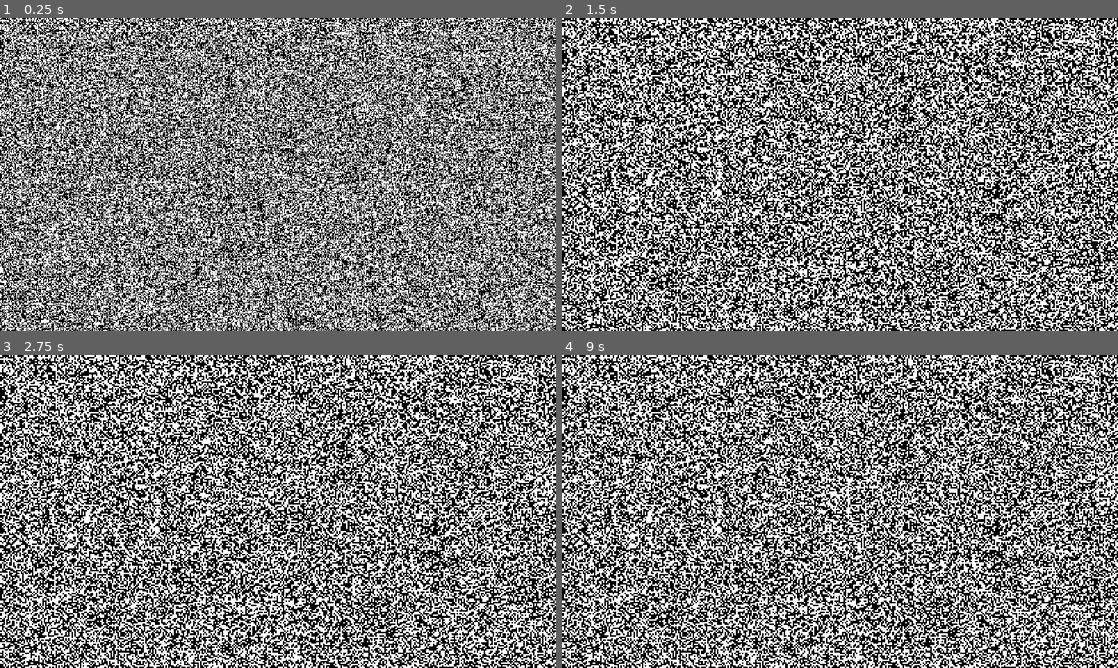
Above: before the commit, frames 1-4 (two rows, left to right).
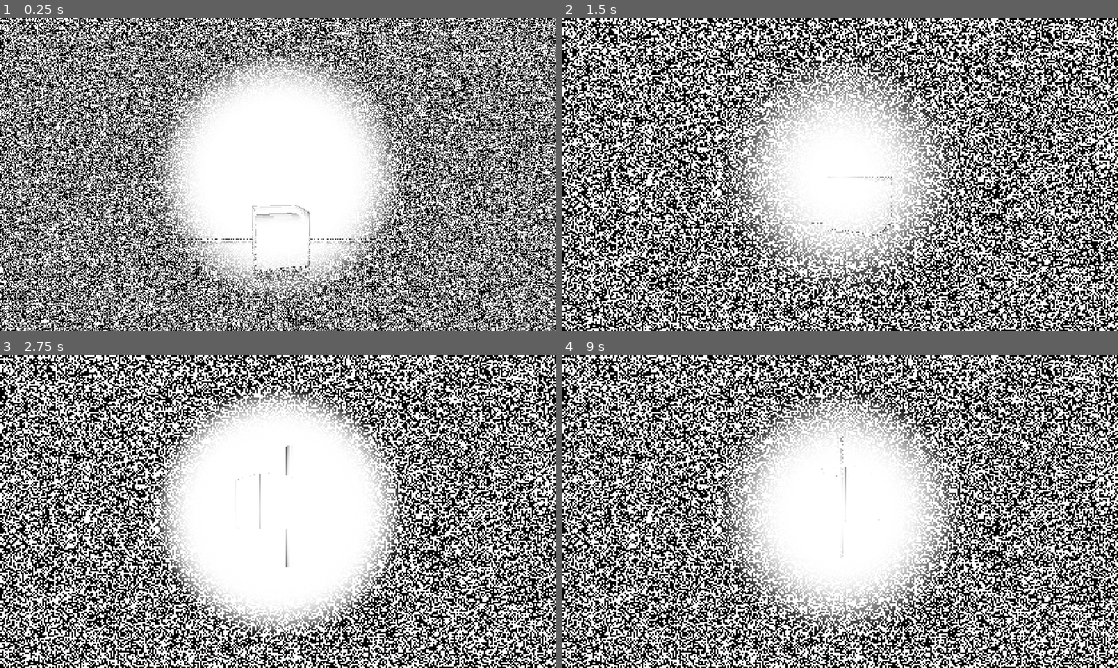
Above: after the commit, the same moments.

Repository: e-thab/motion-shaders
Game: Godot game, scene res://main.tscn
Two runs of this game, one before a commit and one after it. Both use one fixed random seed, a clock stepped at 60 frames per second and the inputs below.
Inputs (mouse positions are in pixels of both pictures, inside the frame that each line leads up to):
- Up to frame 1 (0.25 s): no input
- Up to frame 2 (1.5 s): tap Enter (ui_accept) at 0.5 s; move the mouse to (867, 174) at 0.52 s; hold Up (ui_up) from 0.53 s (still down); tap Mouse wheel down (res_decrease) at 0.6 s; tap Space (jump) at 0.77 s; tap Mouse wheel up (res_increase) at 0.8, 1.35 s; move the mouse to (812, 174) at 1.27 s
- Up to frame 3 (2.75 s): keep holding Up (ui_up); tap Space (jump) at 1.52 s; tap Mouse wheel down (res_decrease) at 1.55 s; move the mouse to (289, 505) at 2.02 s; tap Ctrl (crouch) at 2.1 s; tap Mouse wheel up (res_increase) at 2.3 s
- Up to frame 4 (9 s): move the mouse to (834, 517) at 2.77 s; tap F (overlay_toggle) at 2.85, 8.85 s; tap Space (jump) at 3.02, 3.77, 4.52, 6.02, 6.77, 7.52 s; tap Mouse wheel down (res_decrease) at 3.05, 3.6, 4.55, 6.05, 6.6, 7.55 s; move the mouse to (878, 514) at 3.52 s; tap Mouse wheel up (res_increase) at 3.8, 4.35, 5.3, 6.8, 7.35, 8.3 s; move the mouse to (795, 508) at 4.27 s; move the mouse to (845, 511) at 5.02 s; tap Shift (sprint) at 5.1 s; move the mouse to (817, 505) at 5.77 s; release Up (ui_up) at 5.78 s; hold Right (ui_right) 5.78-6.53 s; tap G (toggle_occlusion) at 5.85 s; move the mouse to (867, 511) at 6.52 s; hold Up (ui_up) 6.53-8.78 s; move the mouse to (812, 511) at 7.27 s; move the mouse to (851, 505) at 8.02 s; tap Ctrl (crouch) at 8.1 s; move the mouse to (834, 517) at 8.77 s; hold Left (ui_left) from 8.78 s (still down)

The runs differ from the first frame. In frame 1, 14% of the frame differs, in the area x 27-73%, y 10-91%; in frame 2, 12%; in frame 3, 14%; in frame 4, 13%.

Commit message:
vignette wip

Diff:
--- a/main.gd
+++ b/main.gd
@@ -24,7 +24,6 @@
 var stage_tex
 var last_stage_tex
 
-# Wisdom: https://forum.gamemaker.io/index.php?threads/solved-issue-trying-to-imitate-visual-effect-with-shaders-and-surfaces.109391/
 
 func _init():
 	RenderingServer.set_debug_generate_wireframes(true)
@@ -98,6 +97,7 @@
 	charView.size.x = int(init_width / resolution_scale)
 	charView.size.y = int(init_height / resolution_scale)
 	$Character.res_scale = resolution_scale
+	$Character/UserInterface/RenderVPContainer/RenderViewport/OverlayVignette.size = charView.size
 
 	#$Character/UserInterface/Overlay.size = renderView.size
 	#$Character/UserInterface/Overlay.scale = Vector2(resolution_scale, resolution_scale)
--- a/main.tscn
+++ b/main.tscn
@@ -8,6 +8,7 @@
 [ext_resource type="Material" uid="uid://bry5p6soxyg17" path="res://flat_material.tres" id="5_2nx5s"]
 [ext_resource type="Material" uid="uid://c0xbnijvt885a" path="res://vantablack.tres" id="5_27n1h"]
 [ext_resource type="Environment" uid="uid://bm8q134u8ih5q" path="res://binary_environment.tres" id="6_eemhp"]
+[ext_resource type="Texture2D" uid="uid://kk0ggrfyakdw" path="res://images/vignette-invert-2.png" id="7_2d7hi"]
 [ext_resource type="Texture2D" uid="uid://vxnop2gv25b1" path="res://images/square_2x2.png" id="7_sfkqm"]
 [ext_resource type="Script" path="res://fpc/debug.gd" id="7_y7c8x"]
 [ext_resource type="Script" path="res://fpc/EditorModule.gd" id="8_260n1"]
@@ -483,14 +484,21 @@
 texture = ExtResource("2_a7dol")
 expand_mode = 1
 
-[node name="OverlayRect" type="TextureRect" parent="Character/UserInterface/RenderVPContainer/RenderViewport"]
+[node name="OverlayFull" type="TextureRect" parent="Character/UserInterface/RenderVPContainer/RenderViewport"]
 material = SubResource("ShaderMaterial_t01ct")
 offset_right = 1152.0
 offset_bottom = 648.0
 texture = ExtResource("4_2egnp")
 expand_mode = 1
 
+[node name="OverlayVignette" type="TextureRect" parent="Character/UserInterface/RenderVPContainer/RenderViewport"]
+offset_right = 1152.0
+offset_bottom = 648.0
+texture = ExtResource("7_2d7hi")
+expand_mode = 1
+
 [node name="Overlay" type="Control" parent="Character/UserInterface"]
+visible = false
 layout_mode = 1
 anchors_preset = 15
 anchor_right = 1.0
--- a/project.godot
+++ b/project.godot
@@ -107,3 +107,7 @@
 "type": "sampler2D",
 "value": ""
 }
+vignette={
+"type": "sampler2D",
+"value": "res://images/vignette-invert-2.png"
+}
--- a/shaders/pov.gdshader
+++ b/shaders/pov.gdshader
@@ -3,7 +3,8 @@
 global uniform sampler2D last_stage;
 global uniform sampler2D second_last_stage;
 global uniform sampler2D last_render;
-//uniform sampler2D screen_texture: hint_screen_texture, filter_nearest;
+global uniform sampler2D vignette;
+uniform sampler2D screen_texture: hint_screen_texture, filter_nearest;
 
 uniform vec4 WHITE = vec4(1.0, 1.0, 1.0, 1.0);
 uniform vec4 BLACK = vec4(0.0, 0.0, 0.0, 1.0);
@@ -18,14 +19,21 @@
 	vec4 stage_color = textureLod(last_stage, SCREEN_UV, 0.0).rgba;
 	vec4 last_stage_color = textureLod(second_last_stage, SCREEN_UV, 0.0).rgba;
 	vec4 render_color = textureLod(last_render, SCREEN_UV, 0.0).rgba;
+	float v = textureLod(screen_texture, SCREEN_UV, 0.0).a;
 
 	if (stage_color == WHITE && last_stage_color == BLACK) {
 		if (render_color == COLOR_1) {
 			COLOR = COLOR_2;
+			//COLOR = vec4(COLOR_2.r, COLOR_2.g, COLOR_2.b, screen_color.a);
+			//COLOR.r = stage_color.r + (render_color.r - stage_color.r) * v;
+			//COLOR.g = stage_color.g + (render_color.g - stage_color.g) * v;
+			//COLOR.b = stage_color.b + (render_color.b - stage_color.b) * v;
 		} else {
 			COLOR = COLOR_1;
+			//COLOR = vec4(COLOR_1.r, COLOR_1.g, COLOR_1.b, screen_color.a);
 		}
 	} else {
 		COLOR = render_color;
+		//COLOR = vec4(render_color.r, render_color.g, render_color.b, screen_color.a);
 	}
 }
Binary file added: images/vignette-2.png
Not shown, added: images/vignette-2.png.import
Binary file added: images/vignette-invert-2.png
Not shown, added: images/vignette-invert-2.png.import
Binary file added: images/vignette-invert-3.png
Not shown, added: images/vignette-invert-3.png.import
Binary file added: images/vignette-invert.png
Not shown, added: images/vignette-invert.png.import
Binary file added: images/vignette.png
Not shown, added: images/vignette.png.import
Not shown: 1 places in main.tscn that only renumber resources
Not shown, changed: notes.txt
